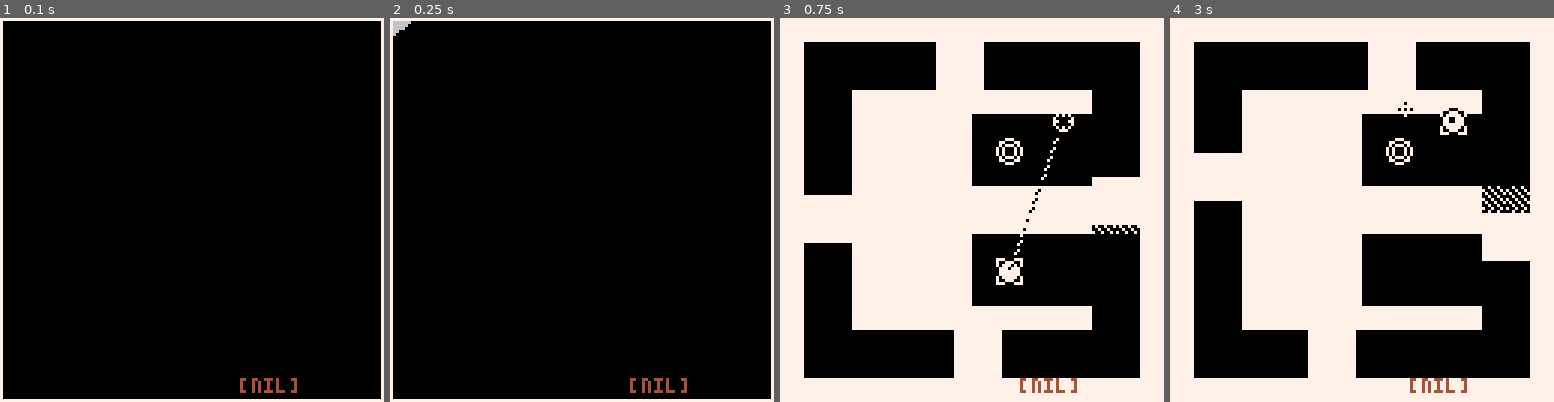
Above: before the commit, frames 1-4 (left to right).
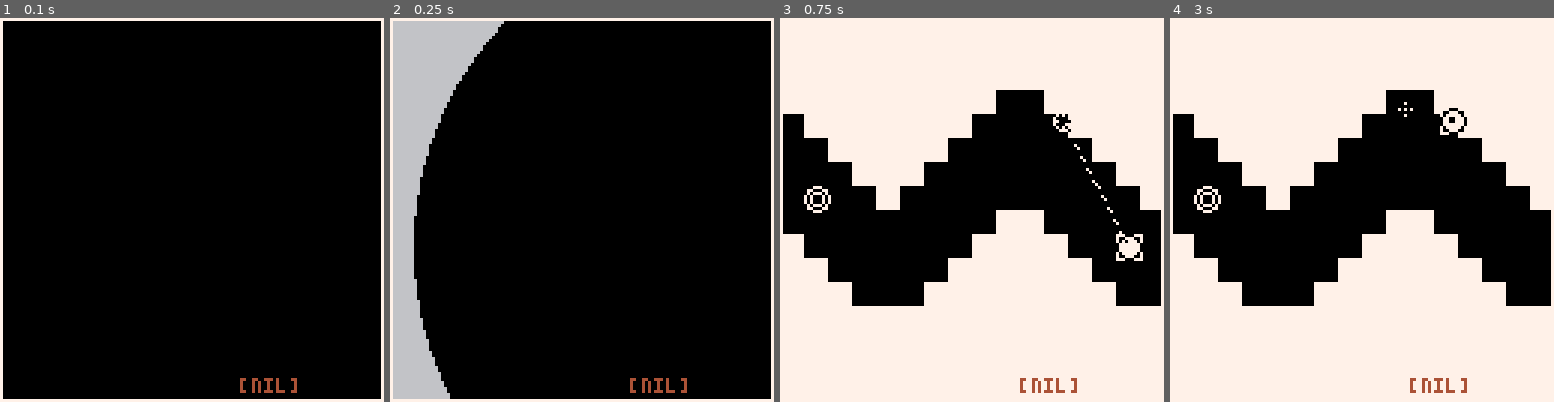
Above: after the commit, the same moments.

Repository: Mastoast/Pico_BaW
Game: PICO-8 cartridge baw.p8
Two runs of this game, one before a commit and one after it. Both use one fixed random seed, a clock stepped at 60 frames per second and the inputs below.
Inputs (mouse positions are in pixels of both pictures, inside the frame that each line leads up to):
- Up to frame 1 (0.1 s): no input
- Up to frame 2 (0.25 s): no input
- Up to frame 3 (0.75 s): tap X (X key) at 0.33 s; click (1060, 121) at 0.67 s; tap O (Z key) at 0.7 s
- Up to frame 4 (3 s): tap X (X key) at 1.07, 1.85, 2.97 s; click (1216, 267) at 1.22 s; tap O (Z key) every 0.4 s from 1.7 to 2.9 s; click (1277, 114) at 1.77 s; click (1342, 259) at 2.32 s; click (1404, 106) at 2.87 s

Frame 1 is identical in both runs. In frame 2, 11% of the frame differs, in the area x 0-30%, y 0-100%; in frame 3, 52%; in frame 4, 52%, in the area x 0-100%, y 6-94%.

Commit message:
Opti gen levels

Diff:
--- a/baw.p8
+++ b/baw.p8
@@ -33,9 +33,9 @@
 0000000000000000000000000000000000000000000000000000000000000000000000000000000000000000000000000101010101010101010101010101010101010101010102010102010101010101010100000000000000000000000001010100000000000000000000000000000100000000000000000000000000000006
 0000000000000000000000000000000000000000000000000000000000000000000000000000000000000000000000000101010101010101010000010101010101010101010102010102010101010101010000000000000000000000000000010100000101010101010101010100000100000000000000000000000000000006
 0000000000000000000000000000000000000000000000010000000000000000000000000000000000000000000000000001010101010101000000000101010101010101010102010102010101010101000000000000000101000000000000000100000101010101000000000000000100000000000000000000000000000006
-0000000000000000000000000000000000000000000000010000000000000000000000000000000000000000000000000000010101010100000000000001010100000003000002000002000003000000000000000000010101010000000000000100000101010101001300000000000100000000000000000000000000000006
+0000000000000000000000000000000000000000000000010000000000000000000000000000000000000000000000000000010101010100000000000001010100000003000002000002000003000000000000000000010101010000000000000100000101010101001300000000000100000000000000000012000000000006
 0000000000000000000000000000000000000000000000010000000000000000000000010101010101010101010000000000000101010000000000000000010100000003000002000002000003000000000000000001010100010100000000000100000101010101000000000000000100000000000000000000000000000006
-0000000000000000000000000000000000000000000000010000000000000000000000010101010101010101010000000013000001000000000000000000000100120003000000000000000003001300000000000101010100010101000012000100000101010101010101010106060100130000000000000012000000000006
+0000000000000000000000000000000000000000000000010000000000000000000000010101010101010101010000000013000001000000000000000000000100120003000000000000000003001300000000000101010100010101000012000100000101010101010101010106060100130000000000000000000000000006
 0012000000000000000000000000130000130000000000010000000000001200001200010101010101010101010000000000000000000000000101000000000000000003000000000000000003000000000000010101010100000000010000000100000101010101010101010106060100000000000000000000000000000006
 0000000000000000000000000000000000000000000000010000000000000000000000010101010101010101010013000100000000000000010101010000120000000003000000000000000003000000000000010101010100001300010101010100000101010101000000000000000100000000000000000000000000000006
 0000000000000000000000000000000000000000000000010000000000000000000000010101010101010101010000000101000000000001010101010100000001010100010101010101010100010101000000000101010000000000010101010100000101010101001200000000000100000000000000000000000000000006
--- a/levels.lua
+++ b/levels.lua
@@ -76,15 +76,35 @@
     load_level(current_level)
 end
 
--- TODO level generator from tiles => make horizontal blocks
-
 function gen_level(i)
     local lmap = levels[i].map
     for i=lmap.x,lmap.x + 15 do
+        local last_rect = nil
+        local last_block = nil
         for y=lmap.y,lmap.y + 15 do
-            if mget(i, y) == 1 then create(rectangle, i*8 - lmap.x*8, y*8 - lmap.y*8) end
-            if mget(i, y) == 6 then create(block, i*8 - lmap.x*8, y*8 - lmap.y*8) end
+            --
+            if mget(i, y) == 1 then
+                if last_rect != nil then
+                    last_rect.hit_h += 8
+                else
+                    last_rect = create(rectangle, i*8 - lmap.x*8, y*8 - lmap.y*8)
+                end
+            else
+                last_rect = nil
+            end
+            --
+            if mget(i, y) == 6 then
+                if last_block then
+                    last_block.hit_h += 8
+                else
+                    last_block = create(block, i*8 - lmap.x*8, y*8 - lmap.y*8)
+                end
+            else
+                last_block = nil
+            end
+            --
             if mget(i, y) == start_spr then current_player = create(player, i*8 - lmap.x*8, y*8 - lmap.y*8) end
+            --
             if mget(i, y) == exit_spr then current_exit = create(exit, i*8 - lmap.x*8, y*8 - lmap.y*8) end
         end
     end
--- a/main.lua
+++ b/main.lua
@@ -12,7 +12,7 @@
     shake = 0
     infade = 0
     fade_time = 40
-    current_level = 7
+    current_level = 4
     printable = nil
     load_level(current_level)
 end
--- a/player.lua
+++ b/player.lua
@@ -12,7 +12,6 @@
 
 -- TODO add particules on win / death / movement
 -- TODO Musics / Mix
--- TODO controls with mouse too
 function player.init(self)
     self.points = {}
 
